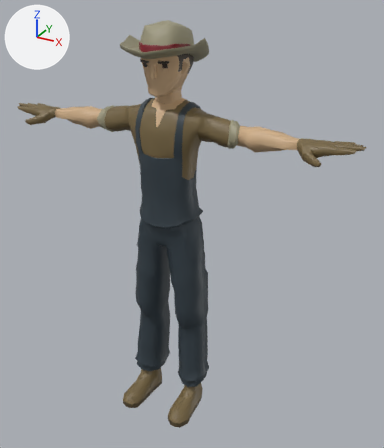
An edit to the glTF model scripts/splat/common/src/main/resources/model_op-farmer.glb, drawn before and after from the same camera.
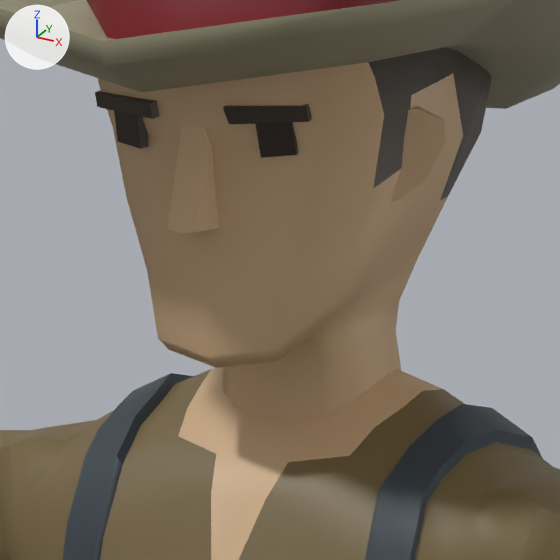
Old and new are each drawn whole from a camera (50 mm lens) standing at (1.181, -1.994, 1.965) and looking at (0.092, -0.013, 0.975) and again close up on the part from 33% to 53% of the width and 11% to 28% of the height. The lights are fixed; the arrows at upper left show +X, +Y and +Z. The last two pictures show the newer version. Vertices at exactly the same position are counted once.

The first close-up shows 'Farmer_Body', 'Farmer_Head'.
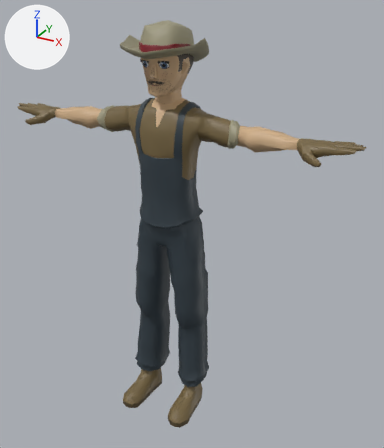
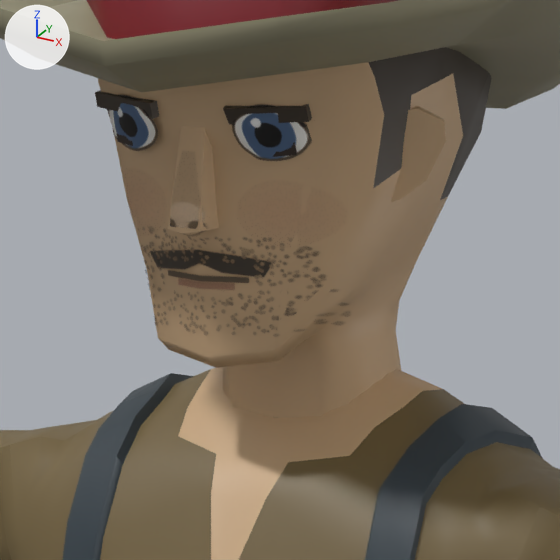
The change, as a diff of the scene's bpy script:
```diff
--- a/scripts/splat/common/src/main/resources/model_op-farmer.glb.py
+++ b/scripts/splat/common/src/main/resources/model_op-farmer.glb.py
@@ img_image_0 @@
+img_image_0 = load_image('Image_0', '_unpacked/Image_0', 256, 256, 'sRGB')
@@ mat_face @@
+mat_face = principled_material('Face')
+mat_face.texture = img_image_0  # with its transparency
+mat_face.roughness = 0.6
@@ me_cube_032 @@
 # used by ob_farmer_head; location = (0.0, 0.0, 0.0)
-me_cube_032.from_pydata(...)  # 440 vertices, 816 faces; spans x -0.177..0.177, y -0.244..0.113, z 1.455..1.856
+me_cube_032.from_pydata(...)  # 797 vertices, 1456 faces; spans x -0.177..0.177, y -0.244..0.113, z 1.455..1.856
+# me_cube_032 part 1: a new loose piece of 357 vertices spanning x -0.078..0.078, y -0.176..-0.083, z 1.585..1.731, in mat_face (picture img_image_0)
 me_cube_032.materials.append(mat_skin)
@@ me_cube_032 @@
 me_cube_032.materials.append(mat_eye)
+me_cube_032.materials.append(mat_face)  # picture img_image_0
```

Boxes (x1, y1, x2, y2) around the edits, measured in the close-ups (560 x 560 px):
part 1 of me_cube_032, added
    after: (107, 95, 342, 332)
